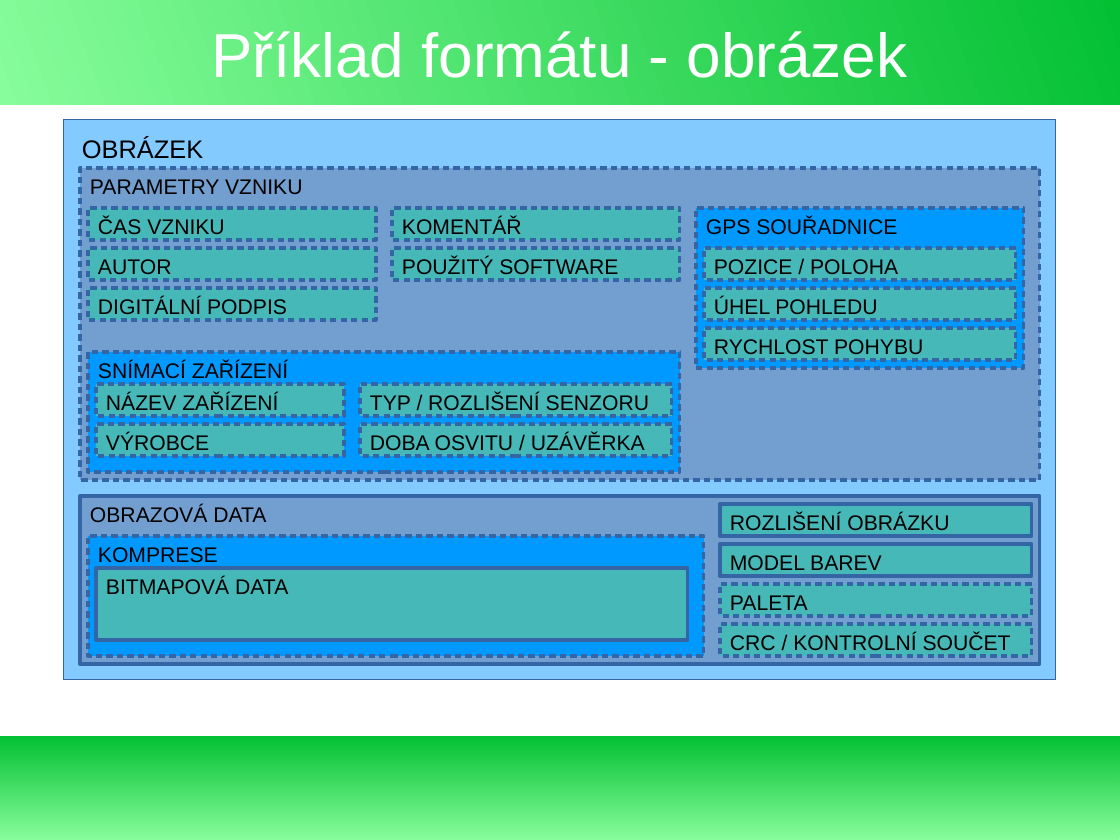
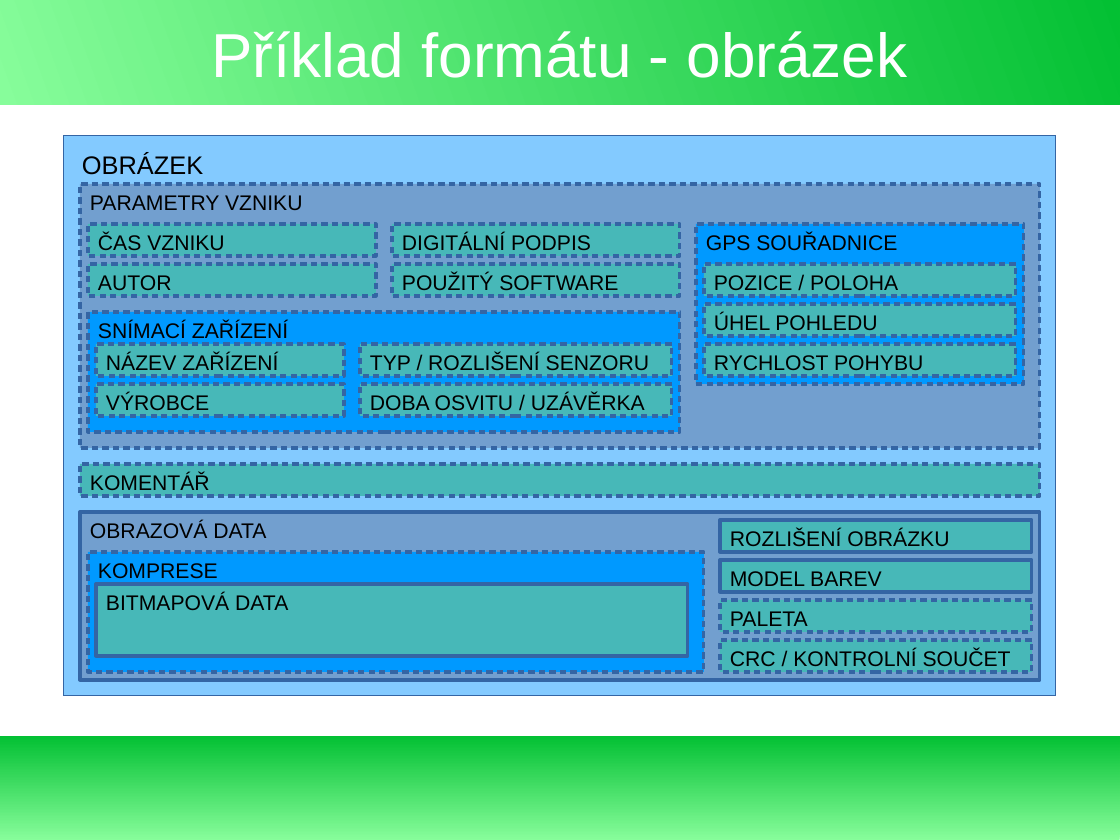
Before and after one commit to exbin/xbup-doc, a slide deck: slide 4 of presentation/binary_concept_cs_CZ.odp (slide 3 before the commit). Drawn at 1120x840 pixels with LibreOffice and Linux fonts; fonts in the diff are those of the drawing. Boxes give left, top, right and bottom in pixels: in the first picture for what was removed or moved away, otherwise in the second. Text is boxed around its words. In the diff, an @@ line names an element or a change of style, - is before the commit and + after.

```diff
--- a/presentation/binary_concept_cs_CZ.odp
+++ b/presentation/binary_concept_cs_CZ.odp
@@ rectangle: place and size @@
-rectangle at [80,168,1041,480]
+rectangle at [80,184,1041,448]
@@ text "DIGITÁLNÍ PODPIS": place and size @@
-text "DIGITÁLNÍ PODPIS" at [98,297,287,319]
+text "DIGITÁLNÍ PODPIS" at [402,233,591,255]
@@ rectangle removed at [88,288,376,319] @@
@@ 5 texts, 1 rectangle: place and size @@
-5 texts, 1 rectangle at [88,352,681,472]
+5 texts, 1 rectangle at [88,312,681,432]
@@ rectangle: place and size @@
-rectangle at [96,424,344,455]
+rectangle at [96,345,344,376]
@@ rectangle: place and size @@
-rectangle at [360,424,672,455]
+rectangle at [360,345,672,376]
@@ text "KOMENTÁŘ": place and size @@
-text "KOMENTÁŘ" at [402,217,522,239]
+text "KOMENTÁŘ" at [90,473,210,495]
@@ rectangle added at [80,464,1041,496], fill #47B8B8, outline #3465A4 2.3 pt @@
@@ 16 texts, 16 rectangles: place and size @@
-16 texts, 16 rectangles at [64,120,1056,680]
+16 texts, 16 rectangles at [64,136,1056,696]
```
Also in this commit, not shown: 7 other slides changed, 2 slides added.
